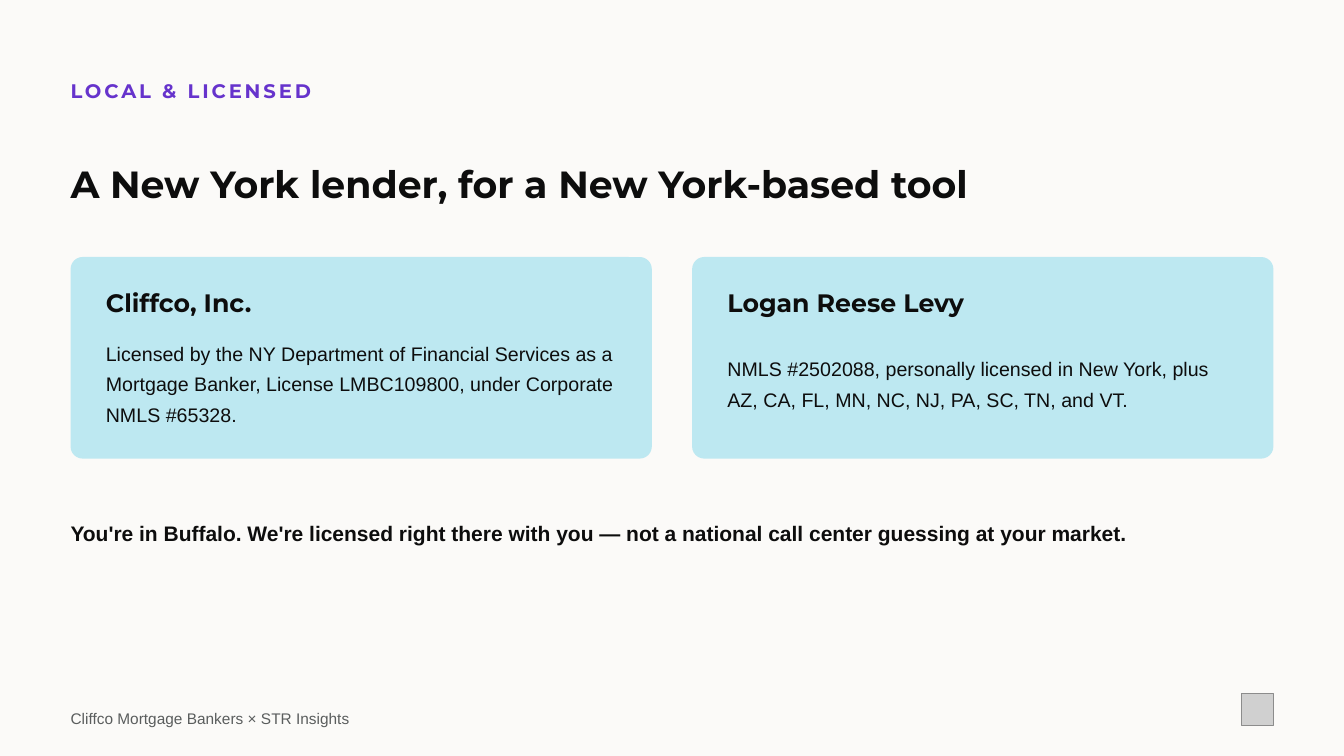
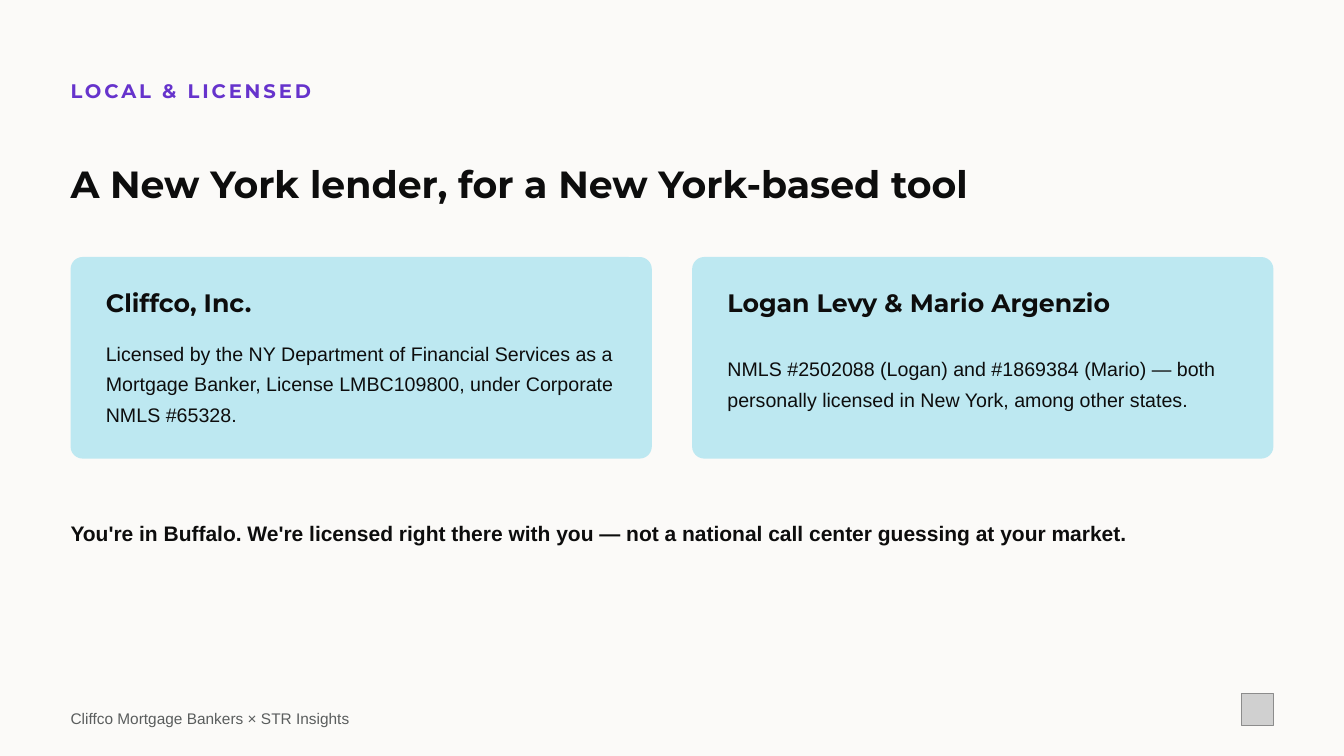
Before and after one commit to loganlevy1/STR, a slide deck: slide 7 of outreach/pitch-decks/cliffco-kenny-bedwell-partnership.pptx. Drawn at 1344x756 pixels with LibreOffice and Linux fonts; fonts in the diff are those of the drawing; grey boxes stand for pictures. Boxes give left, top, right and bottom in pixels: in the first picture for what was removed or moved away, otherwise in the second. Text is boxed around its words. In the diff, an @@ line names an element or a change of style, - is before the commit and + after.

```diff
--- a/outreach/pitch-decks/cliffco-kenny-bedwell-partnership.pptx
+++ b/outreach/pitch-decks/cliffco-kenny-bedwell-partnership.pptx
@@ text at box(727, 292, 1110, 317): text changed @@
-Logan Reese Levy
+Logan Levy & Mario Argenzio
@@ text at box(727, 361, 1215, 411): text changed @@
-NMLS #2502088, personally licensed in New York, plus AZ, CA, FL, MN, NC, NJ, PA, SC, TN, and VT.
+NMLS #2502088 (Logan) and #1869384 (Mario) — both personally licensed in New York, among other states.
```
Also in this commit, not shown: 3 other slides changed, 3 other files.
